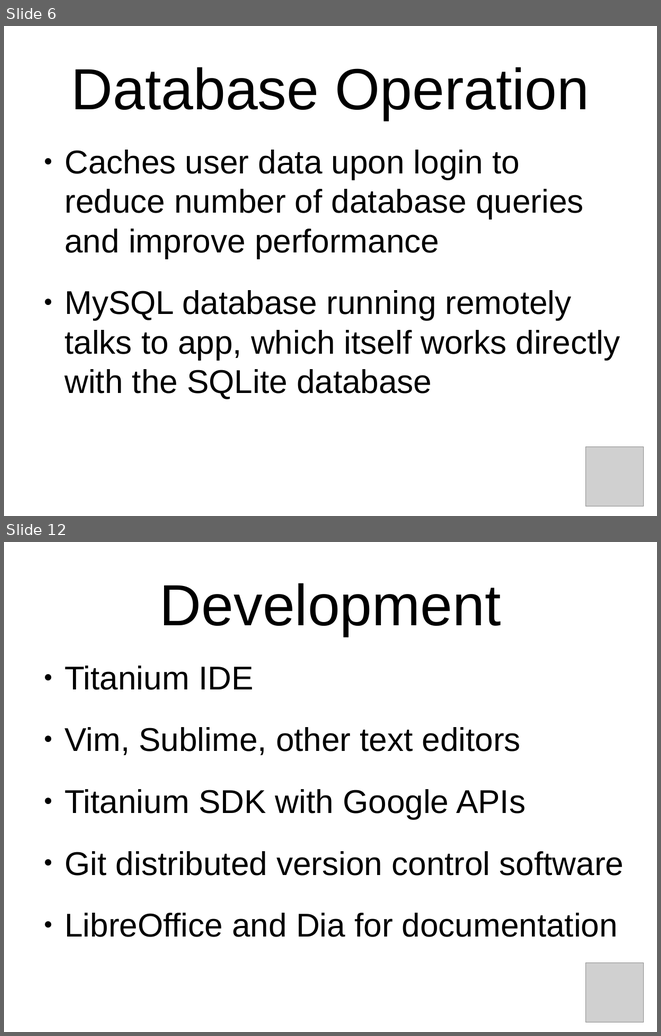
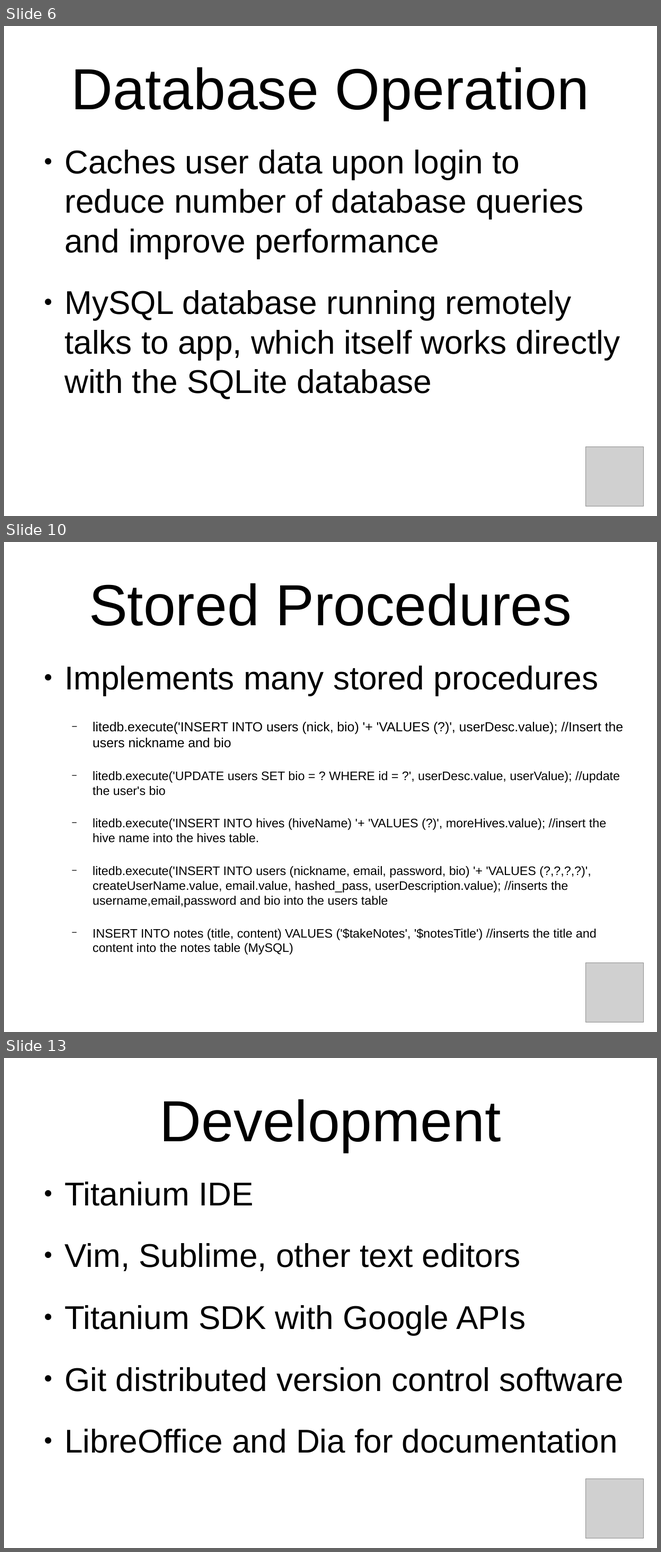
Before and after one commit to oddshocks/hivemind, a slide deck: docs/demo.odp. Shown one above the other, each under a label of ours: slides 6 and 12 before the commit, slides 6, 10 and 13 after it; the slides between them are not shown. The pictures are 661x1036 and 661x1552 pixels, drawn with LibreOffice and Linux fonts; fonts in the diff are those of the drawing; grey boxes stand for pictures; background and template pictures are left out. Boxes give left, top, right and bottom in pixels: in the first picture for what was removed or moved away, otherwise in the second. Text is boxed around its words. In the diff, an @@ line names an element or a change of style, - is before the commit and + after.

```diff
--- a/docs/demo.odp
+++ b/docs/demo.odp
@@ slide 10 added at box(4, 542, 657, 1032), background picture (left out) @@
@@ title added at box(89, 583, 572, 626), 70.4 pt, text #000000 @@
+Stored Procedures
@@ text added at box(64, 665, 623, 940), 15 pt, text #000000 @@
+● Implements many stored procedures
+  − litedb.execute('INSERT INTO users (nick, bio) '+ 'VALUES (?)', userDesc.value); //Insert the users nickname and bio
+  − litedb.execute('UPDATE users SET bio = ? WHERE id = ?', userDesc.value, userValue); //update the user's bio
+  − litedb.execute('INSERT INTO hives (hiveName) '+ 'VALUES (?)', moreHives.value); //insert the hive name into the hives table.
+  − litedb.execute('INSERT INTO users (nickname, email, password, bio) '+ 'VALUES (?,?,?,?)', createUserName.value, email.value, hashed_pass, userDescription.value); //inserts the username,email,password and bio into the users table
+  − INSERT INTO notes (title, content) VALUES ('$takeNotes', '$notesTitle') //inserts the title and content into the notes table (MySQL)
@@ picture added at box(586, 963, 644, 1022) @@
@@ what was slide 12 is now slide 13 @@
```
Also in this commit, not shown: 3 slides changed, 3 other slides added, 3 slides removed, 1 other file.
